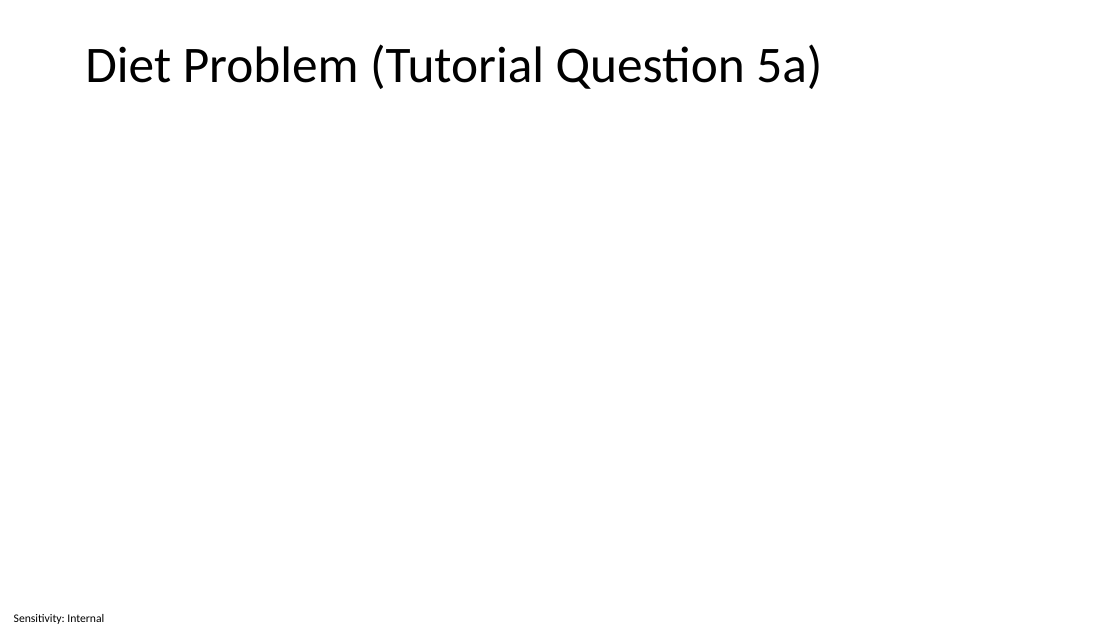
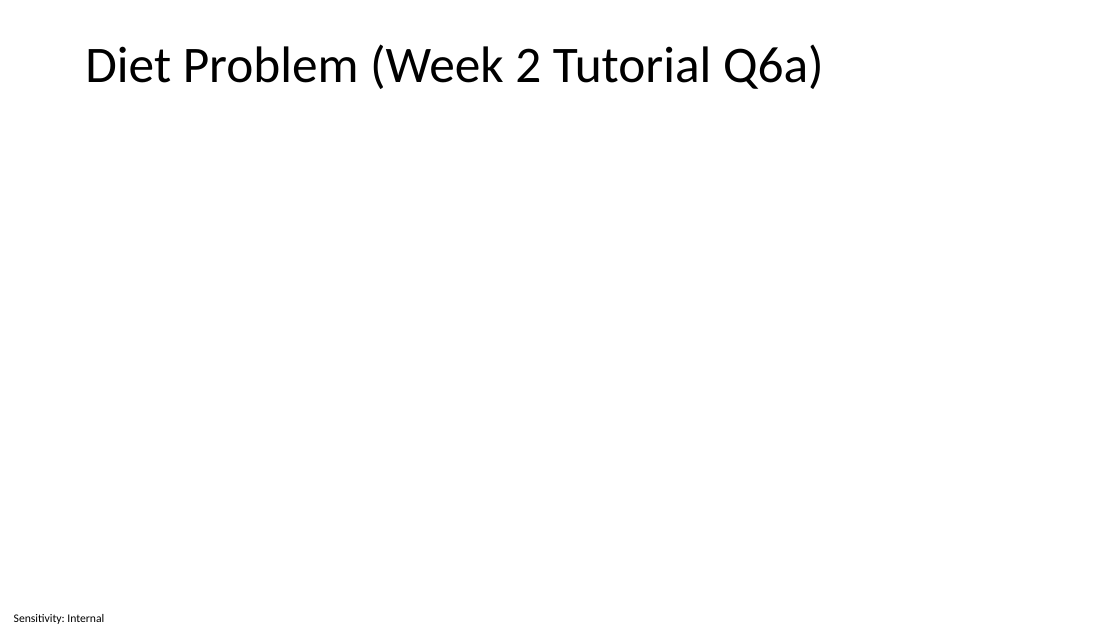
Before and after one commit to invariantum/operational_research, a slide deck: slide 8 of content/Lectures/Semester 1/Week 04 - Mathematical Programming - Modelling/5 Source Files/Week 4 - Mathematical Programming - Modelling.pptx. Drawn at 1120x630 pixels with LibreOffice and Linux fonts; fonts in the diff are those of the drawing; grey boxes stand for pictures. Boxes give left, top, right and bottom in pixels: in the first picture for what was removed or moved away, otherwise in the second. Text is boxed around its words. In the diff, an @@ line names an element or a change of style, - is before the commit and + after.

```diff
--- a/content/Lectures/Semester 1/Week 04 - Mathematical Programming - Modelling/5 Source Files/Week 4 - Mathematical Programming - Modelling.pptx
+++ b/content/Lectures/Semester 1/Week 04 - Mathematical Programming - Modelling/5 Source Files/Week 4 - Mathematical Programming - Modelling.pptx
@@ title at box(85, 44, 824, 89): text changed @@
-Diet Problem (Tutorial Question 5a)
+Diet Problem (Week 2 Tutorial Q6a)
```
Also in this commit, not shown: 5 other slides changed, 11 other files.
